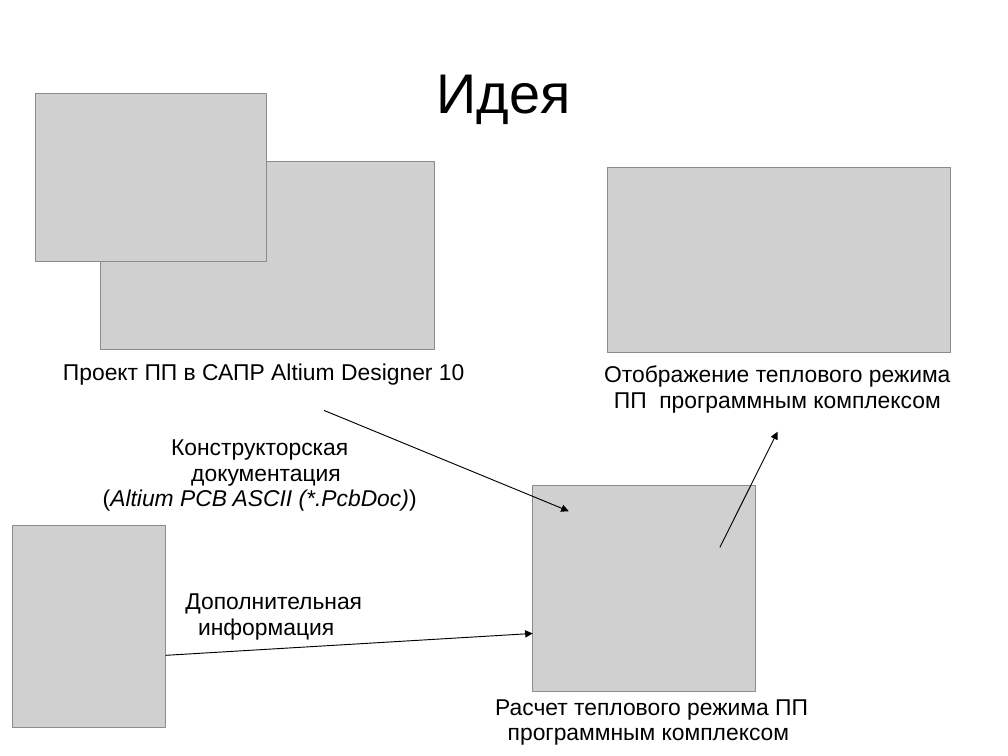
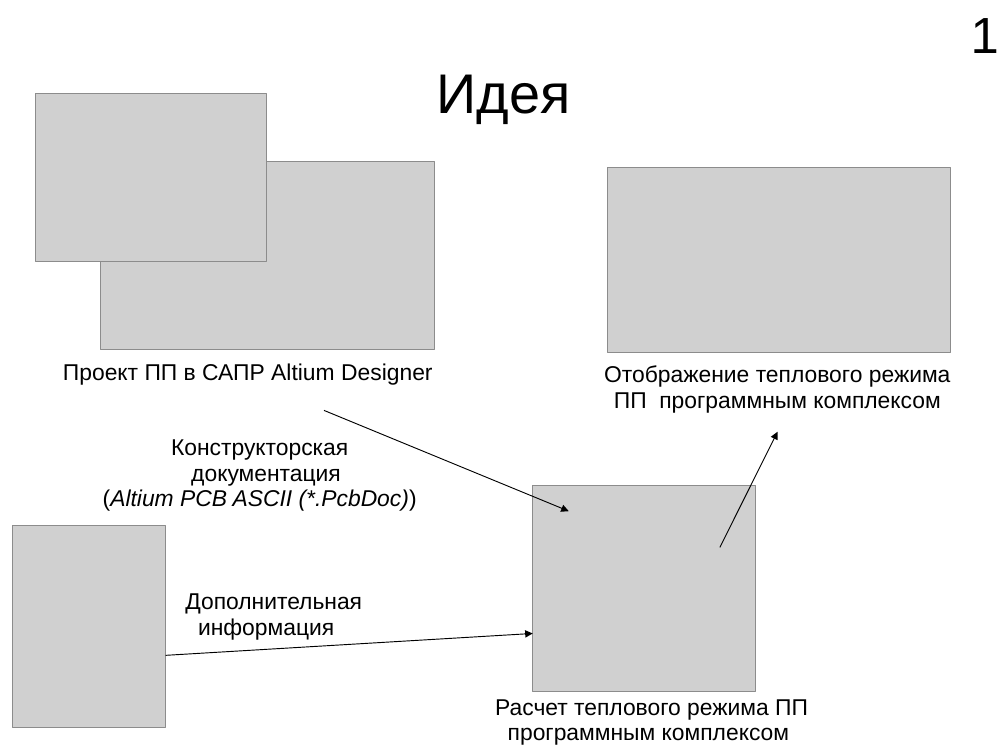
Before and after one commit to yagodar/altium-visualization-tool, a slide deck: slide 2 of data/documents/dissertation/yagodarov/ПрезентацияPP.ppt. Drawn at 1008x756 pixels with LibreOffice and Linux fonts; fonts in the diff are those of the drawing; grey boxes stand for pictures. Boxes give left, top, right and bottom in pixels: in the first picture for what was removed or moved away, otherwise in the second. Text is boxed around its words. In the diff, an @@ line names an element or a change of style, - is before the commit and + after.

```diff
--- a/data/documents/dissertation/yagodarov/ПрезентацияPP.ppt
+++ b/data/documents/dissertation/yagodarov/ПрезентацияPP.ppt
@@ text added at [971, 18, 999, 53], 40 pt, text #000000 @@
+1
@@ text at [63, 363, 432, 385]: text changed @@
-Проект ПП в САПР Altium Designer 10
+Проект ПП в САПР Altium Designer
```
Also in this commit, not shown: 10 other slides changed, 1 slide added, 5 other files.
